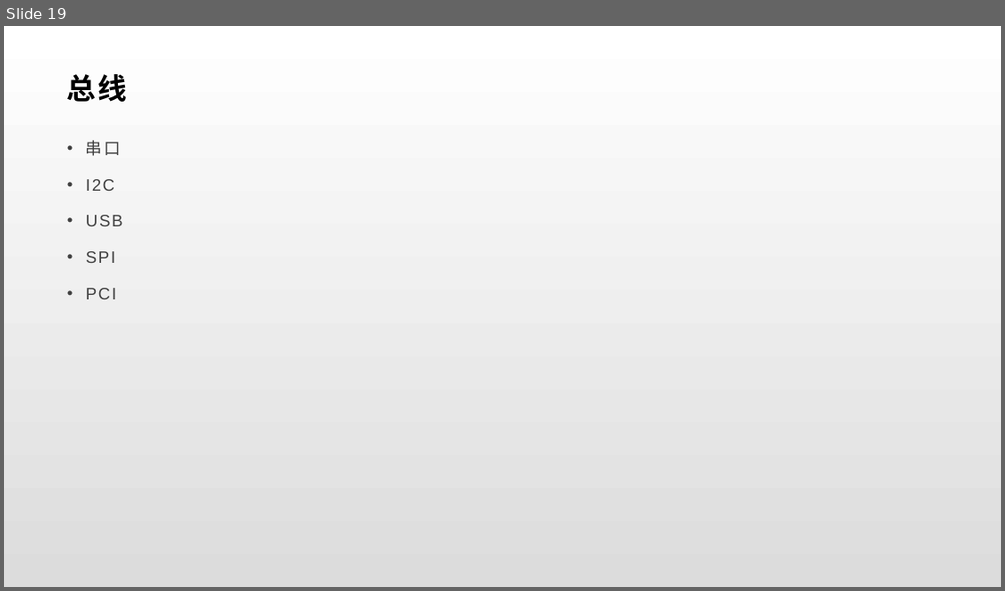
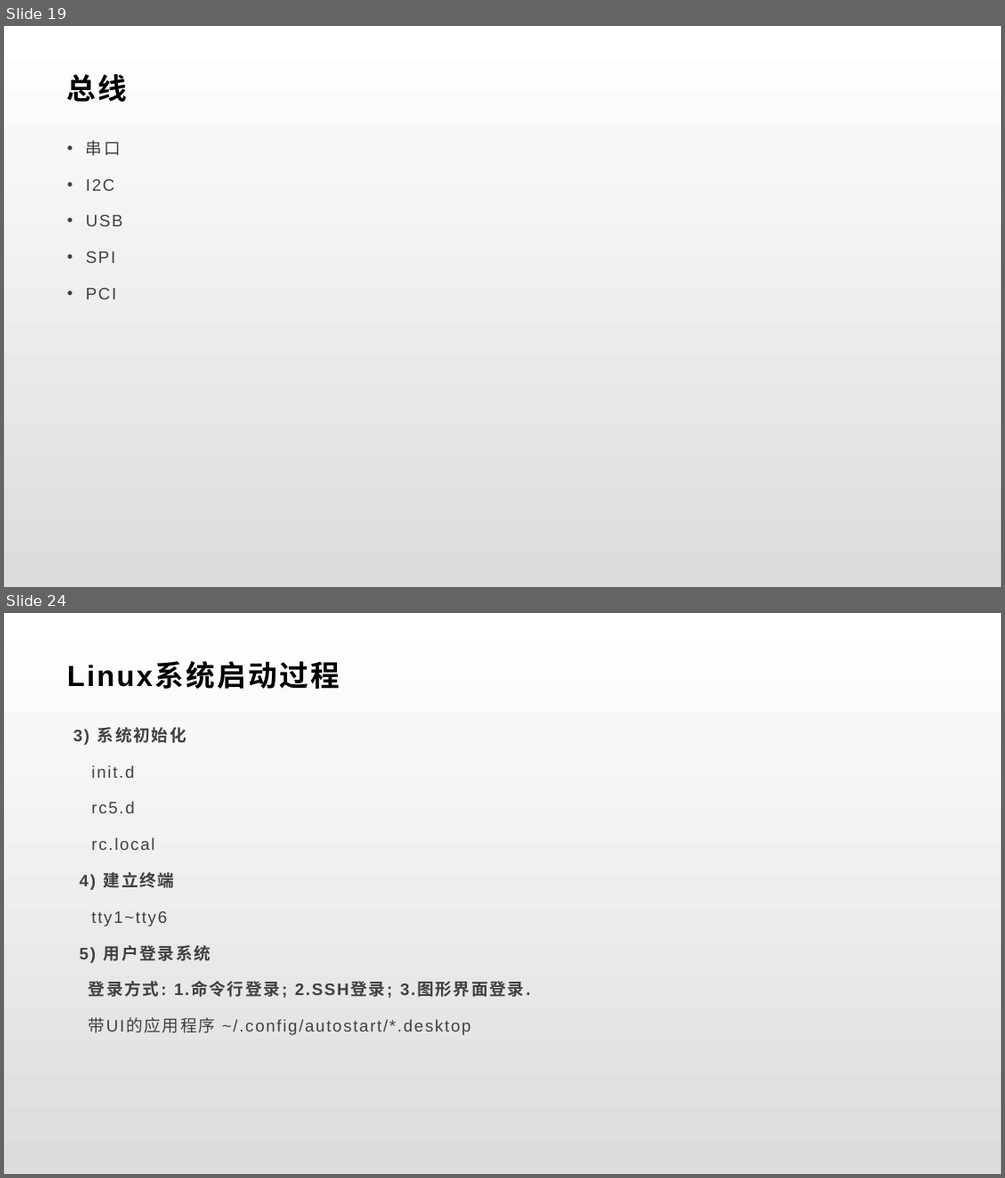
Before and after one commit to BrillianceRen/HanHua, a slide deck: brilliance/嵌入式.pptx. Shown one above the other, each under a label of ours: slide 19 before the commit, slides 19 and 24 after it; the slides between them are not shown. The pictures are 1005x591 and 1005x1178 pixels, drawn with LibreOffice and Linux fonts; fonts in the diff are those of the drawing. Boxes give left, top, right and bottom in pixels: in the first picture for what was removed or moved away, otherwise in the second. Text is boxed around its words. In the diff, an @@ line names an element or a change of style, - is before the commit and + after.

```diff
--- a/brilliance/嵌入式.pptx
+++ b/brilliance/嵌入式.pptx
@@ slide 24 added at [4, 613, 1001, 1174], background gradient #FFFFFF to #DCDCDC @@
@@ title added at [67, 663, 340, 689], 28 pt, text #000000, bold @@
+Linux系统启动过程
@@ text added at [73, 727, 524, 1035], 16 pt, text #404040 @@
+3) 系统初始化
+init.d
+rc5.d
+rc.local
+4) 建立终端
+tty1~tty6
+5) 用户登录系统
+登录方式: 1.命令行登录; 2.SSH登录; 3.图形界面登录.
+带UI的应用程序 ~/.config/autostart/*.desktop
```
Also in this commit, not shown: 17 other slides added, 18 other files.
